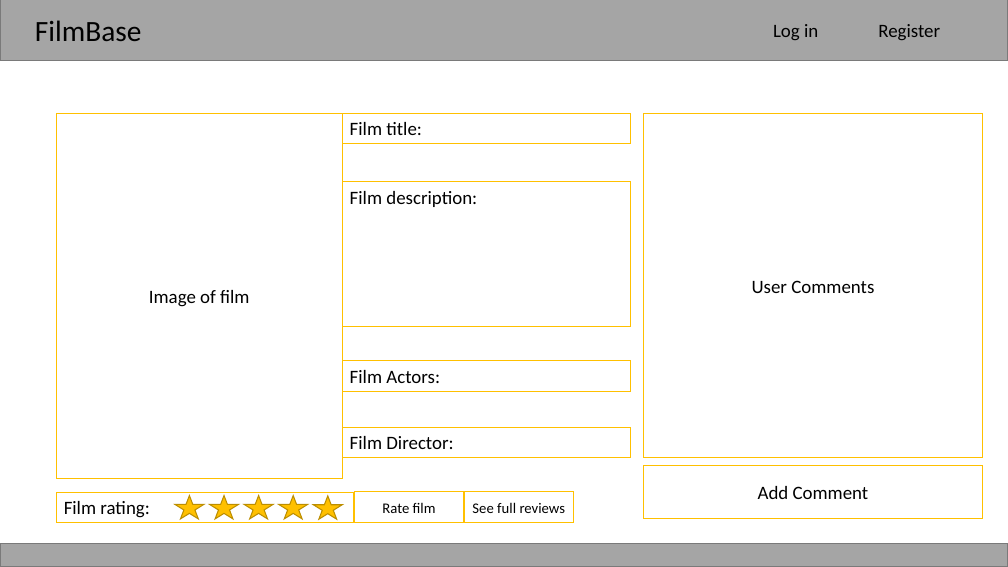
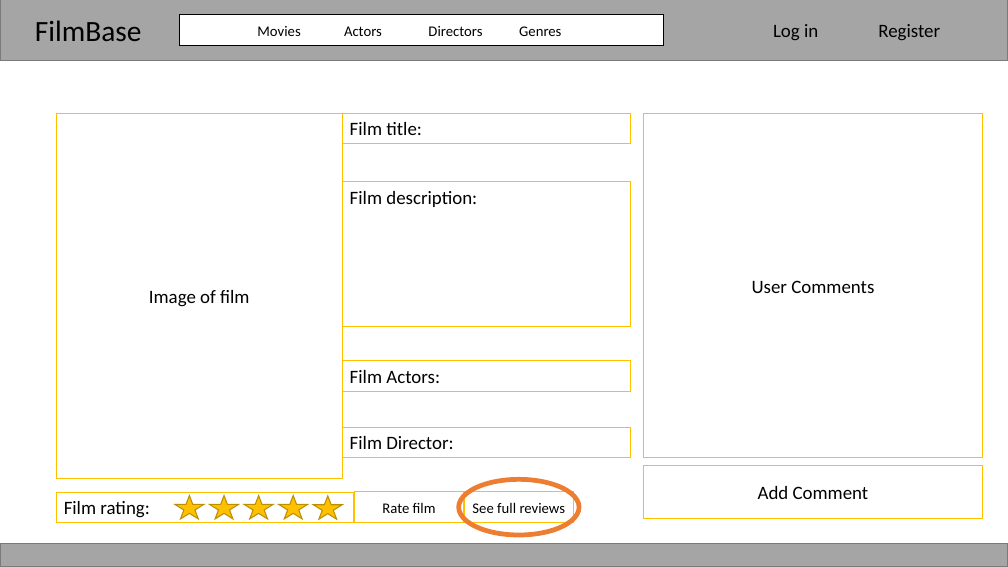
Before and after one commit to DMU-CTEC2902/AP-Repo, a slide deck: slide 3 of MovieReviewWebsite/MovieReviewWebsite/Documentation/Sketches/ScreenDesigns.pptx. Drawn at 1008x567 pixels with LibreOffice and Linux fonts; fonts in the diff are those of the drawing. Boxes give left, top, right and bottom in pixels: in the first picture for what was removed or moved away, otherwise in the second. Text is boxed around its words. In the diff, an @@ line names an element or a change of style, - is before the commit and + after.

```diff
--- a/MovieReviewWebsite/MovieReviewWebsite/Documentation/Sketches/ScreenDesigns.pptx
+++ b/MovieReviewWebsite/MovieReviewWebsite/Documentation/Sketches/ScreenDesigns.pptx
@@ rectangle added at box(180, 15, 664, 45), fill #FFFFFF, outline #000000 1 pt, 14 pt, text #000000 @@
+Movies Actors Directors Genres
@@ ellipse added at box(459, 479, 579, 535), outline #ED7D31 4.5 pt @@
```
Also in this commit, not shown: 5 other slides changed, 3 slides added.
